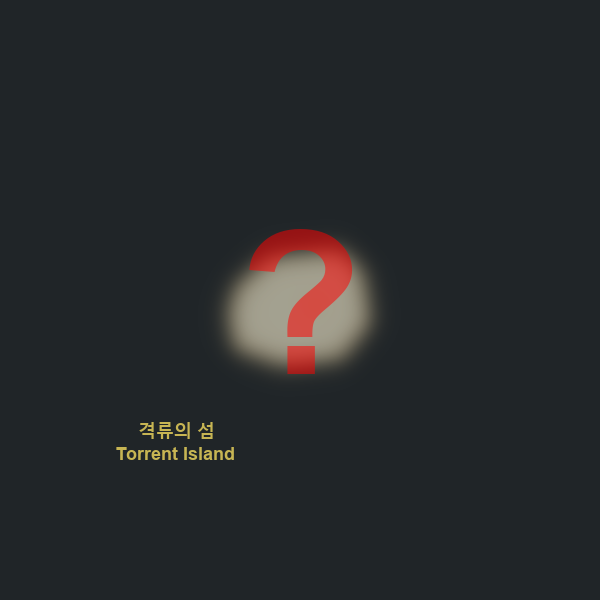
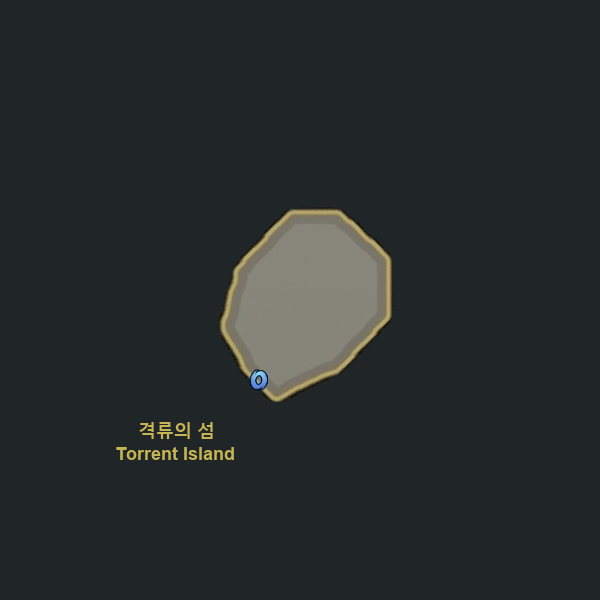
The second 600 × 600 image is a revision of the first. Changes to its layers:
renamed "?" to "Torrent Island.jpg", opacity 52% → 100%, painted on it over [217, 207, 395, 402]
removed layer "Small Lucky Island.jpg" over [206, 207, 395, 402]
